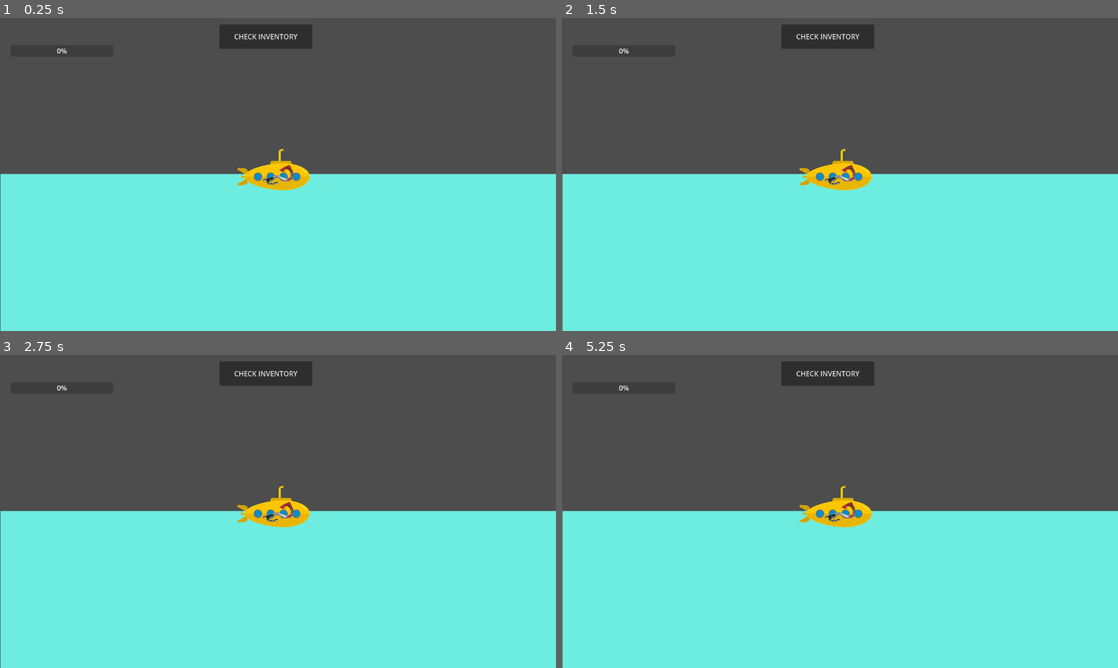
Above: before the commit, frames 1-4 (two rows, left to right).
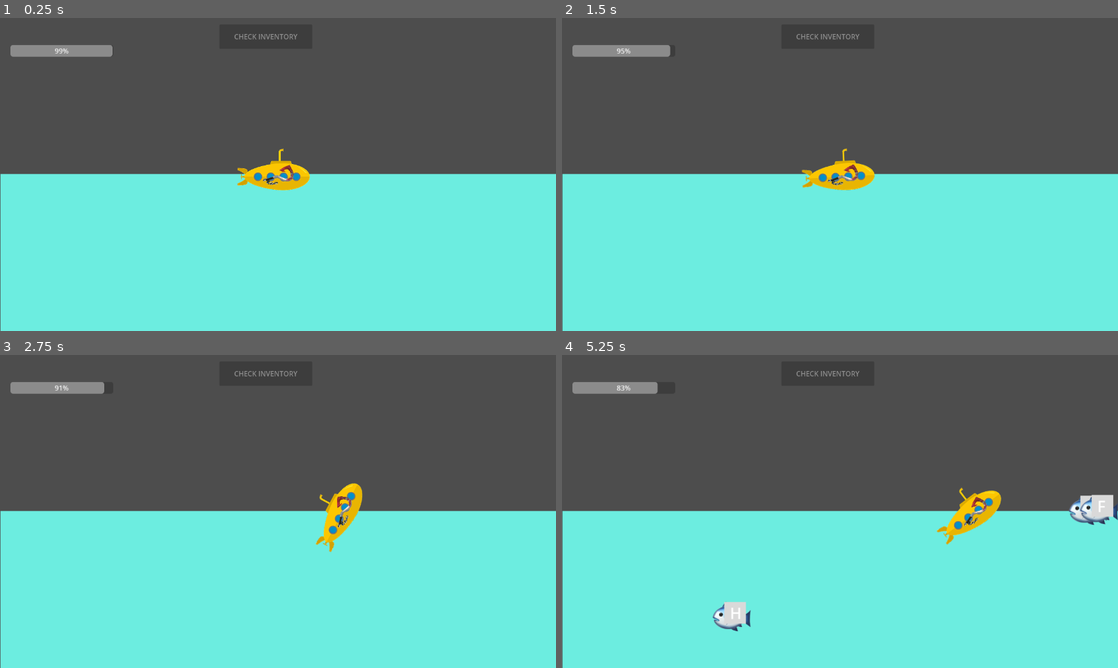
Above: after the commit, the same moments.

Repository: fruttz/GMTK-2026
Game: Godot game, scene res://Scenes/dive_screen.tscn
The game is run twice, just before and just after one commit, with the same random seed, the same clock (stepped at 60 frames per second) and the same inputs.
Inputs (mouse positions are in pixels of both pictures, inside the frame that each line leads up to):
- Up to frame 1 (0.25 s): no input
- Up to frame 2 (1.5 s): click (828, 36) at 0.5 s, where only the run before the commit has a clickable "CHECK INVENTORY"; tap Enter at 1.25 s; move the mouse to (962, 158) at 1.27 s; hold D (move_right) from 1.28 s (still down); hold Left (rotate_minus) from 1.28 s (still down); click (962, 158) at 1.42 s
- Up to frame 3 (2.75 s): tap Right (rotate_plus) at 1.55 s; release D (move_right) at 2 s; release Left (rotate_minus) at 2 s; drag from (166, 527) to (283, 511) at 2.02 s
- Up to frame 4 (5.25 s): move the mouse to (895, 442) at 2.77 s; hold D (move_right) 2.78-3.5 s; hold Space (launch_harpoon) 2.78-3.5 s; tap Right (rotate_plus) at 3.05 s; drag from (812, 574) to (840, 511) at 3.52 s; move the mouse to (1006, 558) at 4.27 s; hold A (move_left) 4.28-5 s; hold Right (rotate_plus) 4.28-5 s; drag from (673, 464) to (756, 433) at 5.02 s

The runs differ from the first frame. In frame 1, 0.8% of the frame differs, in the area x 1-54%, y 5-13%; in frame 2, 1.2%; in frame 3, 2.5%; in frame 4, 3.6%, in the area x 1-100%, y 5-89%.
Error before the commit: Parse Error: Used space character for indentation instead of tab as used before in the file. (res://Scripts/submarine.gd:23)

Commit message:
fixed parsing issues from merge
just some indentation bullshit from merge conflicts

Diff:
--- a/dictionautica/Scenes/dive_screen.gd
+++ b/dictionautica/Scenes/dive_screen.gd
@@ -12,7 +12,6 @@
 var letter_array : Array[String] = []
 var type_array : Array[int] = []
 var fish_array : Array[Node] = []
-var surfacing : bool
 
 var rng = RandomNumberGenerator.new()
 
--- a/dictionautica/Scenes/dive_screen.tscn
+++ b/dictionautica/Scenes/dive_screen.tscn
@@ -61,7 +61,6 @@
 offset_bottom = -211.0
 metadata/_edit_use_anchors_ = true
 
-
 [node name="Inventory" parent="." instance=ExtResource("4_lkrc6")]
 process_mode = 3
 visible = false
--- a/dictionautica/Scripts/submarine.gd
+++ b/dictionautica/Scripts/submarine.gd
@@ -20,19 +20,19 @@
 func _physics_process(delta: float) -> void:
 	#Character Polling Inputs
 	if alive:
-    if $"../Inventory".visible == false:
-      if Input.is_action_pressed("move_up"):
-        velocity += Vector2(0,-100)*delta*speed_tier
-      if Input.is_action_pressed("move_down"):
-        velocity += Vector2(0,+100)*delta*speed_tier
-      if Input.is_action_pressed("move_left"):
-        velocity += Vector2(-100,0)*delta*speed_tier
-      if Input.is_action_pressed("move_right"):
-        velocity += Vector2(+100,0)*delta*speed_tier
-      if Input.is_action_pressed("rotate_plus"):
-        omega += 5*delta
-      if Input.is_action_pressed("rotate_minus"):
-        omega -= 5*delta
+		if $"../Inventory".visible == false:
+			if Input.is_action_pressed("move_up"):
+				velocity += Vector2(0,-100)*delta*speed_tier
+			if Input.is_action_pressed("move_down"):
+				velocity += Vector2(0,+100)*delta*speed_tier
+			if Input.is_action_pressed("move_left"):
+				velocity += Vector2(-100,0)*delta*speed_tier
+			if Input.is_action_pressed("move_right"):
+				velocity += Vector2(+100,0)*delta*speed_tier
+			if Input.is_action_pressed("rotate_plus"):
+				omega += 5*delta
+			if Input.is_action_pressed("rotate_minus"):
+				omega -= 5*delta
 	else:
 		velocity = Vector2(0,-300)
 
